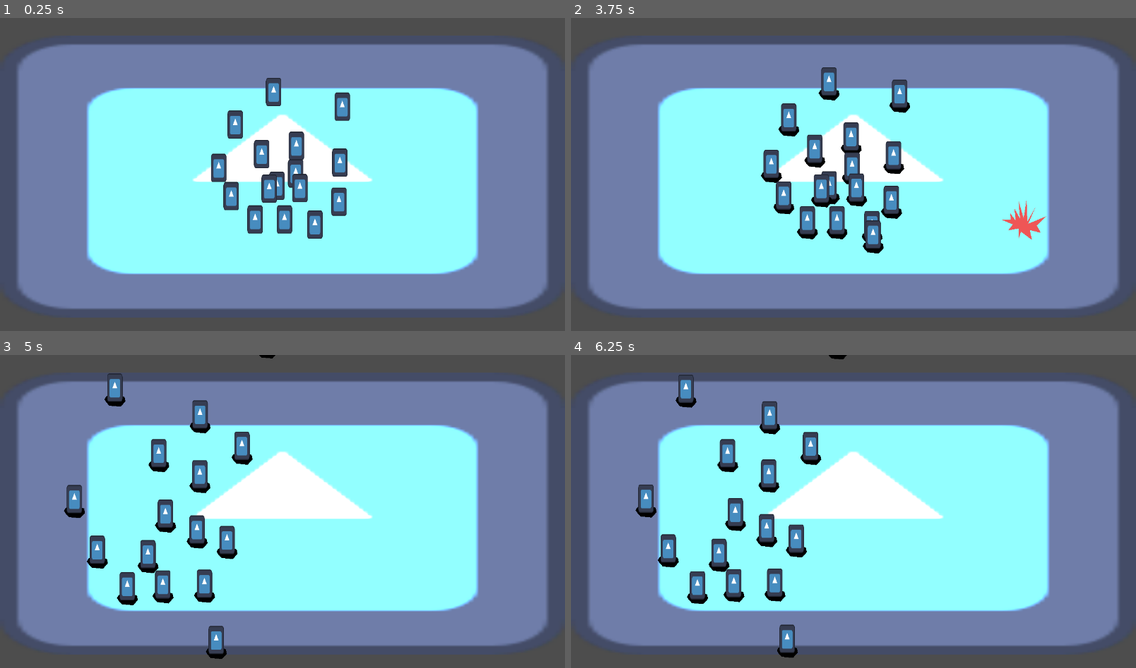
Above: before the commit, frames 1-4 (two rows, left to right).
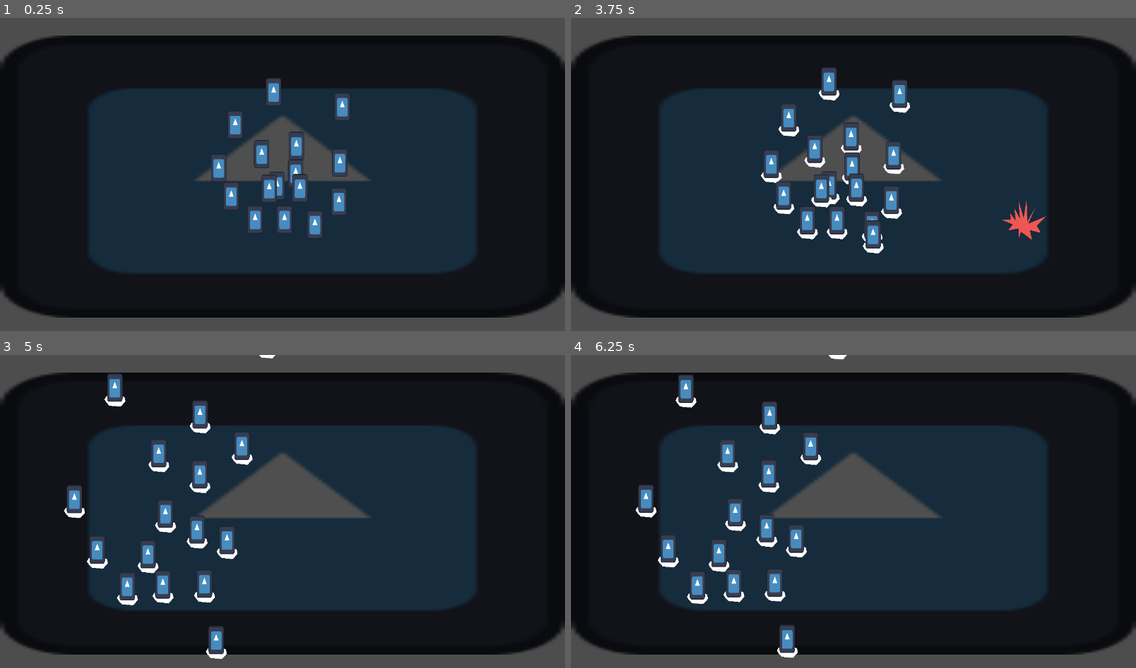
Above: after the commit, the same moments.

Repository: CaptainCronch/cookie-jam
Game: Godot game, scene res://world.tscn
Same seed, same stepped clock (60 frames per second), same inputs: the game is played once before the commit and once after it. The engine's default icon, where the game draws it, is replaced by a stand-in: a white triangle on a blue panel in a dark square.
Inputs (mouse positions are in pixels of both pictures, inside the frame that each line leads up to):
- Up to frame 1 (0.25 s): no input
- Up to frame 2 (3.75 s): tap Enter at 0.5, 2, 3.5 s; move the mouse to (977, 161) at 0.52 s; hold A (a) 0.53-1.28 s; tap Space (space) at 1.25, 2.75 s; move the mouse to (740, 193) at 1.27 s; tap A (a) at 1.35, 2.3, 3.05 s; move the mouse to (910, 105) at 2.02 s; hold Ctrl (control) 2.03-2.78 s; move the mouse to (825, 240) at 2.77 s; click (825, 240) at 2.85 s; move the mouse to (1023, 224) at 3.52 s; hold Right mouse button (mouse2) from 3.53 s (still down)
- Up to frame 3 (5 s): tap A (a) at 3.8, 4.55 s; move the mouse to (113, 464) at 4.27 s; release Right mouse button (mouse2) at 4.28 s; tap Middle mouse button (mouse3) at 4.35 s
- Up to frame 4 (6.25 s): move the mouse to (881, 514) at 5.02 s; hold Shift (shift) 5.03-5.78 s; tap A (a) at 5.3, 6.05 s; tap Space (space) at 5.75, 5.85 s; move the mouse to (768, 433) at 5.77 s

The runs differ from the first frame. In frame 1, 85% of the frame differs, in the area x 0-100%, y 5-96%; in frame 2, 85%; in frame 3, 86%, in the area x 0-100%, y 0-98%; in frame 4, 86%.

Commit message:
zoom-aware selecting radius

Diff:
--- a/camera.gd
+++ b/camera.gd
@@ -6,6 +6,7 @@
 @export var zoom_max := Vector2(1.0, 1.0)
 @export var zoom_min := Vector2(0.2, 0.2)
 @export var zoom_smooth := 5.0
+@export var selector_radius := 50.0
 
 @export var selector: Area2D
 @export var towards_point: Node2D
@@ -16,6 +17,10 @@
 var selected_units: Array[Unit] = []
 var selected_anything := false
 var deselecting := false
+var can_select := true
+
+@onready var selector_shape: CircleShape2D = selector.get_node("CollisionShape2D").shape
+@onready var selector_visualizer: Polygon2D = selector.get_node("Polygon2D")
 
 func _input(event: InputEvent) -> void:
 	if event is InputEventMouseMotion:
@@ -28,7 +33,11 @@
 	selection()
 	commanding()
 	camera_move(delta)
+
+	if Input.is_action_just_pressed("tab"): can_select = !can_select
 	away_point.global_position = get_global_mouse_position()
+	selector_shape.radius = selector_radius * (1/zoom.x)
+	selector_visualizer.scale = Vector2(1/zoom.x, 1/zoom.y)
 
 
 func _physics_process(_delta: float) -> void:
@@ -46,6 +55,8 @@
 
 func selection() -> void:
 	selector.position = get_local_mouse_position()
+
+	if not can_select: return
 
 	if Input.is_action_pressed("a"):
 		for unit in get_tree().get_nodes_in_group("Units"):
--- a/unit.tscn
+++ b/unit.tscn
@@ -21,7 +21,6 @@
 [node name="Polygon2D" type="Polygon2D" parent="." unique_id=846218414]
 visible = false
 position = Vector2(-4, -3)
-color = Color(0, 0, 0, 1)
 polygon = PackedVector2Array(-34, 11, -21, 25, 30, 30, 52, 6, 48, -14, 25, -23, -22, -23, -36, -16, -43, -3)
 
 [node name="Sprite2D" type="Sprite2D" parent="." unique_id=405392591]
--- a/world.tscn
+++ b/world.tscn
@@ -13,10 +13,22 @@
 [node name="Environment" type="Node2D" parent="." unique_id=1131195652]
 
 [node name="Icon" type="Sprite2D" parent="Environment" unique_id=109447954]
-modulate = Color(2.055, 2.055, 2.055, 1)
+modulate = Color(0.31, 0.31, 0.31, 1)
 z_index = -10
 scale = Vector2(20, 10)
 texture = ExtResource("1_f3sb7")
+
+[node name="TowardsPoint" type="Polygon2D" parent="." unique_id=2096268932]
+visible = false
+scale = Vector2(1, 0.84615386)
+color = Color(0.2976, 0.93, 0.46624002, 1)
+polygon = PackedVector2Array(-23, -9, 0, 27, 29, -12, 11, -17.909088, 9, -110.09091, 78, -158.54544, 6, -201.09091, -7, -133.72726, -7, -19.090912)
+
+[node name="AwayPoint" type="Polygon2D" parent="." unique_id=156727767]
+visible = false
+scale = Vector2(1, 0.84615386)
+color = Color(0.94, 0.3384, 0.3384, 1)
+polygon = PackedVector2Array(-14, -30.727264, -20, -126.45453, 3, -31.909088, 16, -133.54544, 20, -14.181824, 55.99997, -91, 24, -2.3636475, 104.99997, -42.54544, 62.99997, 8.272736, 80.99997, 46.09091, 31, 31.909088, 41, 85.09091, -9, 40.18181, -19, 75.63635, -21, 23.636353, -67, 33.09091, -46, 1.1818237, -94, -22.45456, -55, -22.45456, -59, -61.45453, -33, -17.727264, -39, -85.09091)
 
 [node name="Camera2D" type="Camera2D" parent="." unique_id=1544898292 node_paths=PackedStringArray("selector", "towards_point", "away_point")]
 zoom = Vector2(0.5, 0.5)
@@ -26,7 +38,6 @@
 away_point = NodePath("../AwayPoint")
 
 [node name="Selector" type="Area2D" parent="Camera2D" unique_id=1232840017]
-collision_layer = 2
 collision_mask = 2
 monitoring = false
 monitorable = false
@@ -35,7 +46,6 @@
 shape = SubResource("CircleShape2D_tlwt5")
 
 [node name="Polygon2D" type="Polygon2D" parent="Camera2D/Selector" unique_id=119346375]
-visible = false
 color = Color(0, 1, 0, 0.3882353)
 polygon = PackedVector2Array(-24, -44, -6, -48, 12, -46, 22, -45, 31, -40, 41, -32, 45, -22, 47, -6, 47, 10, 41, 23, 30, 33, 20, 42, 1, 50, -19, 50, -34, 44, -42, 31, -46, 15, -48, 2, -44, -15, -37, -26, -29, -37)
 
@@ -90,16 +100,4 @@
 [node name="Unit17" parent="." unique_id=1268174673 instance=ExtResource("3_tlwt5")]
 position = Vector2(147, 277)
 
-[node name="TowardsPoint" type="Polygon2D" parent="." unique_id=2096268932]
-visible = false
-scale = Vector2(1, 0.84615386)
-color = Color(0.2976, 0.93, 0.46624002, 1)
-polygon = PackedVector2Array(-23, -9, 0, 27, 29, -12, 11, -17.909088, 9, -110.09091, 78, -158.54544, 6, -201.09091, -7, -133.72726, -7, -19.090912)
-
-[node name="AwayPoint" type="Polygon2D" parent="." unique_id=156727767]
-visible = false
-scale = Vector2(1, 0.84615386)
-color = Color(0.94, 0.3384, 0.3384, 1)
-polygon = PackedVector2Array(-14, -30.727264, -20, -126.45453, 3, -31.909088, 16, -133.54544, 20, -14.181824, 55.99997, -91, 24, -2.3636475, 104.99997, -42.54544, 62.99997, 8.272736, 80.99997, 46.09091, 31, 31.909088, 41, 85.09091, -9, 40.18181, -19, 75.63635, -21, 23.636353, -67, 33.09091, -46, 1.1818237, -94, -22.45456, -55, -22.45456, -59, -61.45453, -33, -17.727264, -39, -85.09091)
-
 [connection signal="body_entered" from="Camera2D/Selector" to="Camera2D" method="_on_selector_body_entered"]
